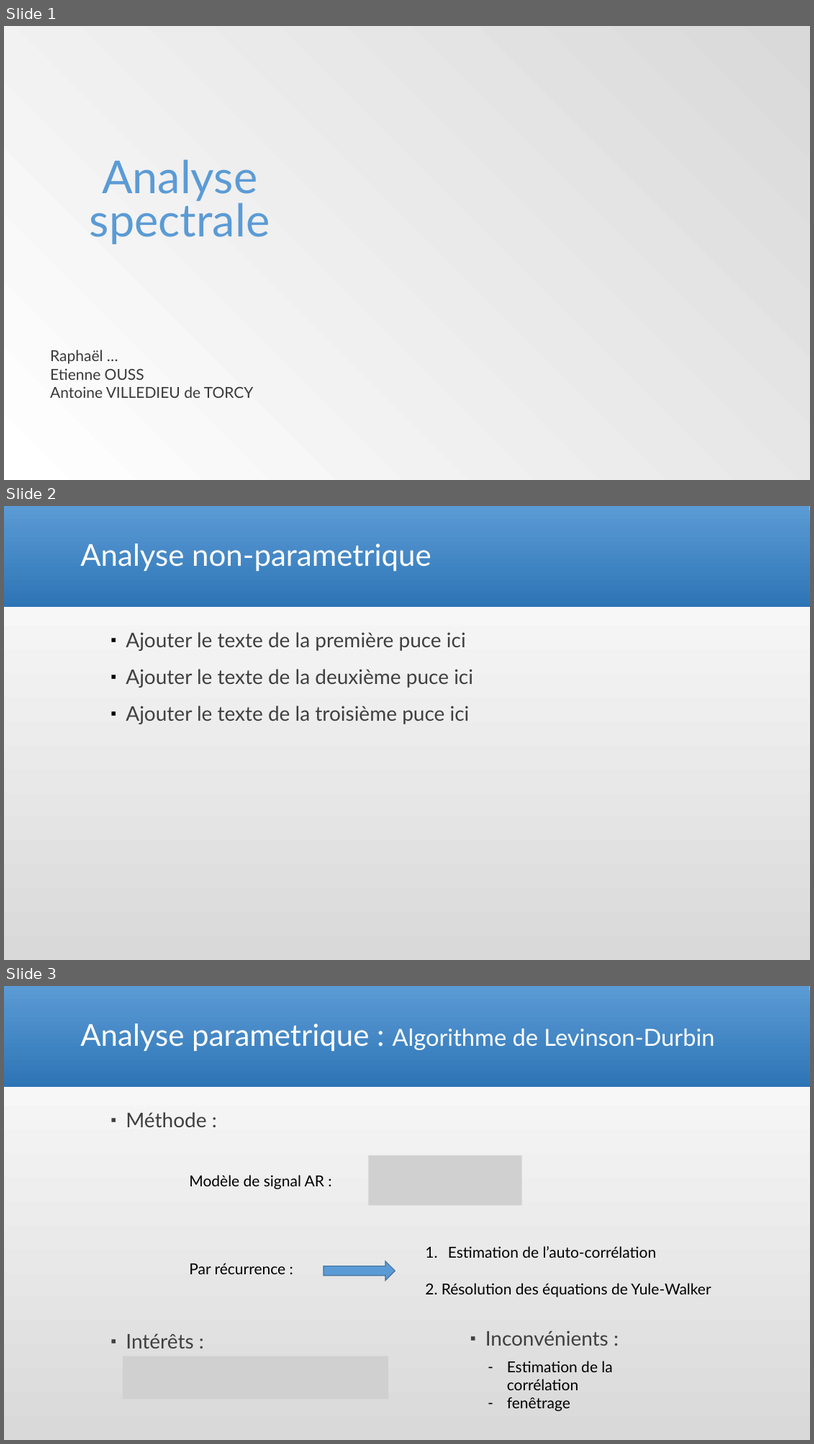
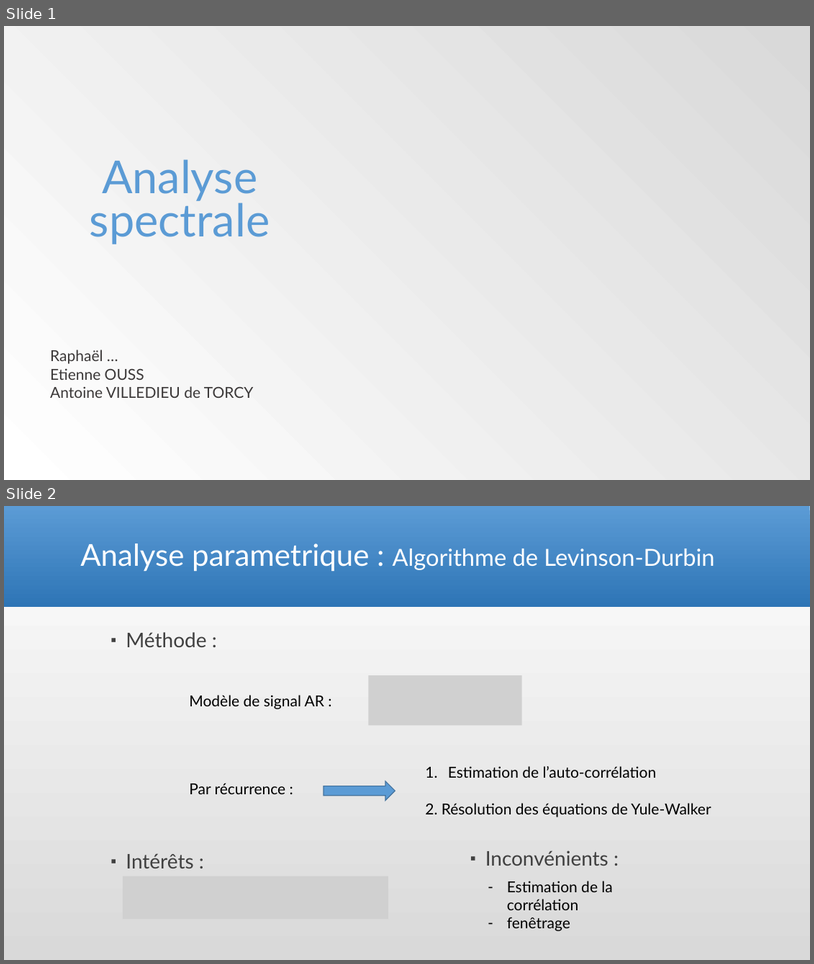
Before and after one commit to Arcyno/analyse_spectrale, a slide deck: Analyse spectrale_antoine.pptx. Shown one above the other, each under a label of ours: slides 1, 2 and 3 before the commit, slides 1 and 2 after it. The pictures are 814x1444 and 814x964 pixels, drawn with LibreOffice and Linux fonts; fonts in the diff are those of the drawing; grey boxes stand for pictures; background and template pictures are left out. Boxes give left, top, right and bottom in pixels: in the first picture for what was removed or moved away, otherwise in the second. Text is boxed around its words. In the diff, an @@ line names an element or a change of style, - is before the commit and + after.

```diff
--- a/Analyse spectrale_antoine.pptx
+++ b/Analyse spectrale_antoine.pptx
@@ slide 2 removed at (4, 506, 810, 960), background gradient #D9D9D9 to #FFFFFF; not listed: 1 template element that a slide beside it also shows @@
@@ title removed at (80, 543, 432, 571) @@
-Analyse non-parametrique
@@ text removed at (126, 632, 473, 724) @@
-▪ Ajouter le texte de la première puce ici
-▪ Ajouter le texte de la deuxième puce ici
-▪ Ajouter le texte de la troisième puce ici
@@ what was slide 3 is now slide 2 @@
```
Also in this commit, not shown: 2 slides changed, 10 slides added, 7 other slides removed.
